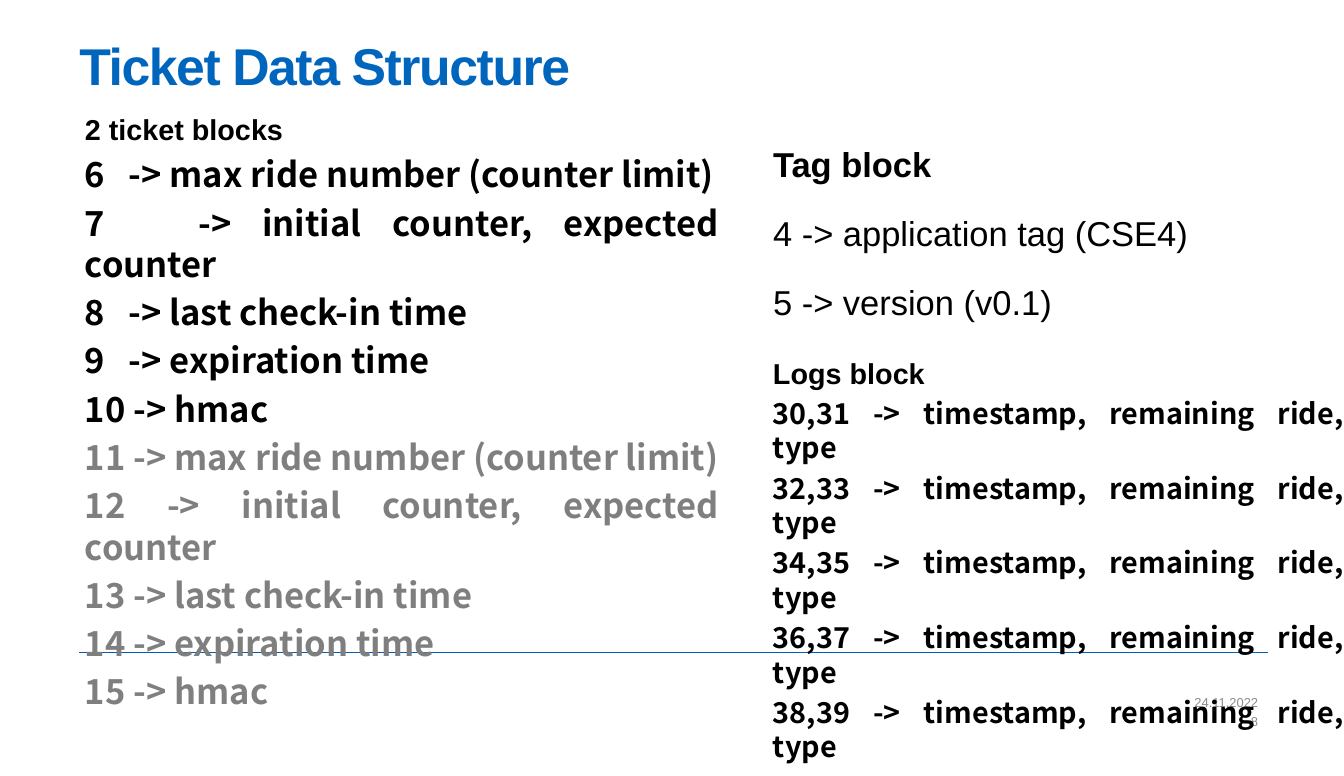
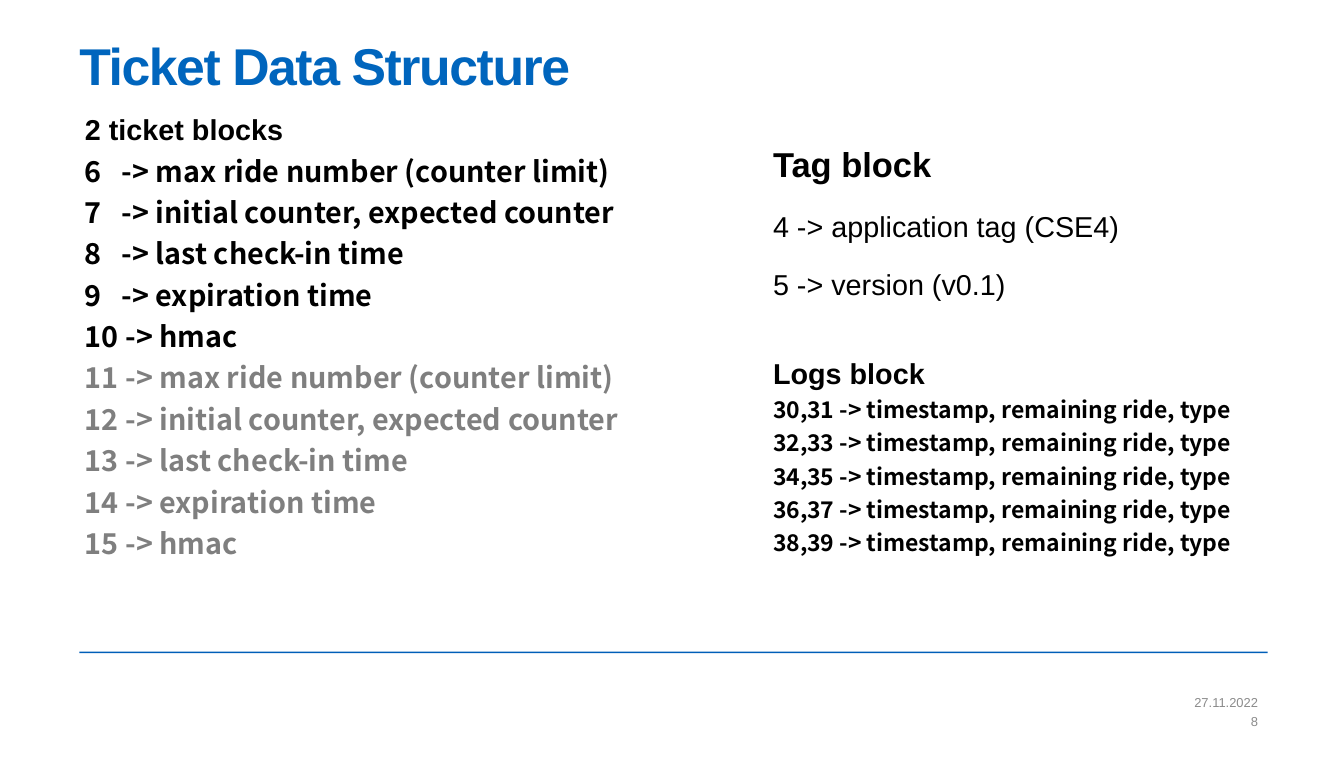
Before and after one commit to HollowMan6/NFC-Android, a slide deck: slide 8 of slides.pptx. Drawn at 1344x776 pixels with LibreOffice and Linux fonts; fonts in the diff are those of the drawing; background and template pictures are left out. Boxes give left, top, right and bottom in pixels: in the first picture for what was removed or moved away, otherwise in the second. Text is boxed around its words. In the diff, an @@ line names an element or a change of style, - is before the commit and + after.

```diff
--- a/slides.pptx
+++ b/slides.pptx
@@ text "2 ticket blocks" at [85,119,618,555]: size 24 to 20 pt @@
@@ text "Tag block" at [773,152,1119,301]: size 24 to 20 pt in "4 -> application tag (CSE4)", "5 -> version (v0.1)" @@
@@ text "Logs block" at [773,363,1231,557]: size 20 to 16 pt @@
@@ page number at [1251,717,1258,726]: text colour #8C8C8C to #8B8B8B @@
@@ text at [1194,698,1258,707]: text changed; text colour #8C8C8C to #8B8B8B @@
-24.11.2022
+27.11.2022
```
Also in this commit, not shown: 10 other slides changed, 2 slides added, 1 slide removed, 1 other file.
